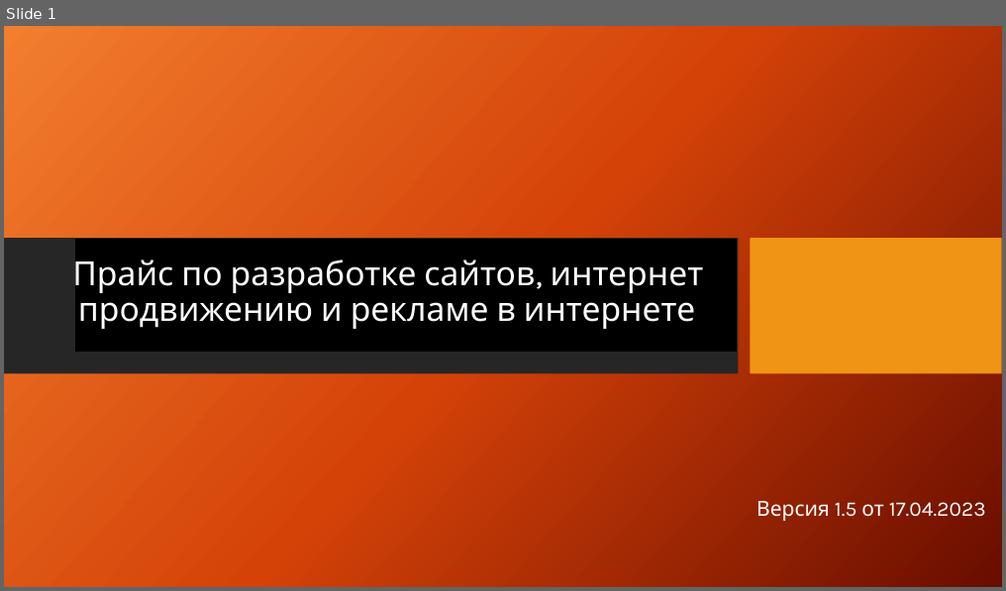
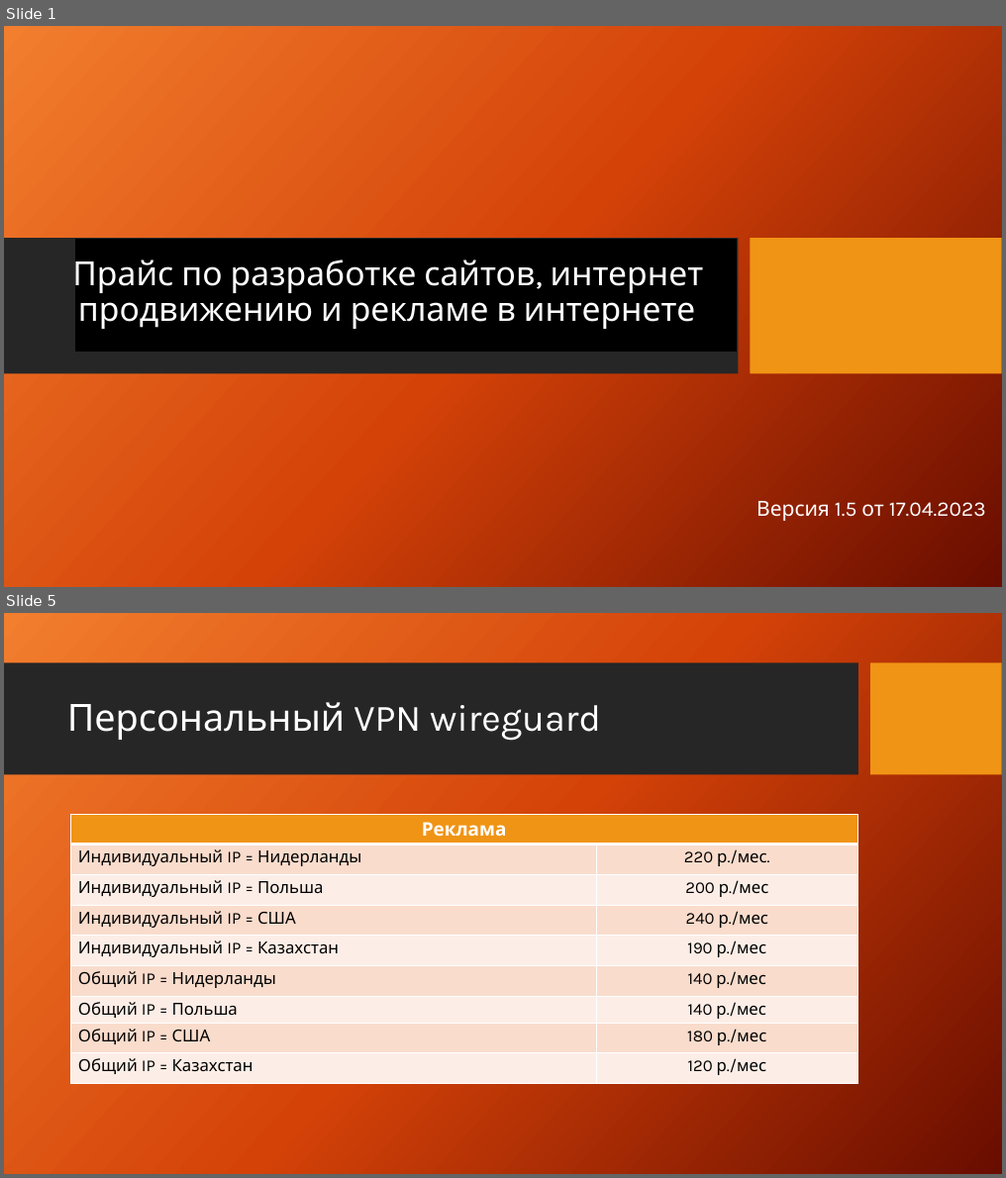
Before and after one commit to shazam-dev/seo-cy.ru, a slide deck: public/Прайс по разработке сайтов, интернет продвижению и.pptx. Shown one above the other, each under a label of ours: slide 1 before the commit, slides 1 and 5 after it; the slides between them are not shown. The pictures are 1006x591 and 1006x1178 pixels, drawn with LibreOffice and Linux fonts; fonts in the diff are those of the drawing; background and template pictures are left out. Boxes give left, top, right and bottom in pixels: in the first picture for what was removed or moved away, otherwise in the second. Text is boxed around its words. In the diff, an @@ line names an element or a change of style, - is before the commit and + after.

```diff
--- a/public/Прайс по разработке сайтов, интернет продвижению и.pptx
+++ b/public/Прайс по разработке сайтов, интернет продвижению и.pptx
@@ slide 5 added at [4,613,1002,1174], background picture (left out) @@
@@ rectangle added at [4,663,858,775], fill #262626 @@
@@ rectangle added at [871,663,1002,775], fill #F09415 @@
@@ title added at [67,702,601,740], 36 pt, text #FFFFFF @@
+Персональный VPN wireguard
@@ table added at [70,815,858,1085], 9 rows, 2 columns @@
+Реклама | 
+Индивидуальный IP = Нидерланды | 220 р./мес.
+Индивидуальный IP = Польша | 200 р./мес
+Индивидуальный IP = США | 240 р./мес
+Индивидуальный IP = Казахстан | 190 р./мес
+Общий IP = Нидерланды | 140 р./мес
+Общий IP = Польша | 140 р./мес
+Общий IP = США | 180 р./мес
+Общий IP = Казахстан | 120 р./мес
```
Also in this commit, not shown: 1 slide changed, 2 other slides added.
